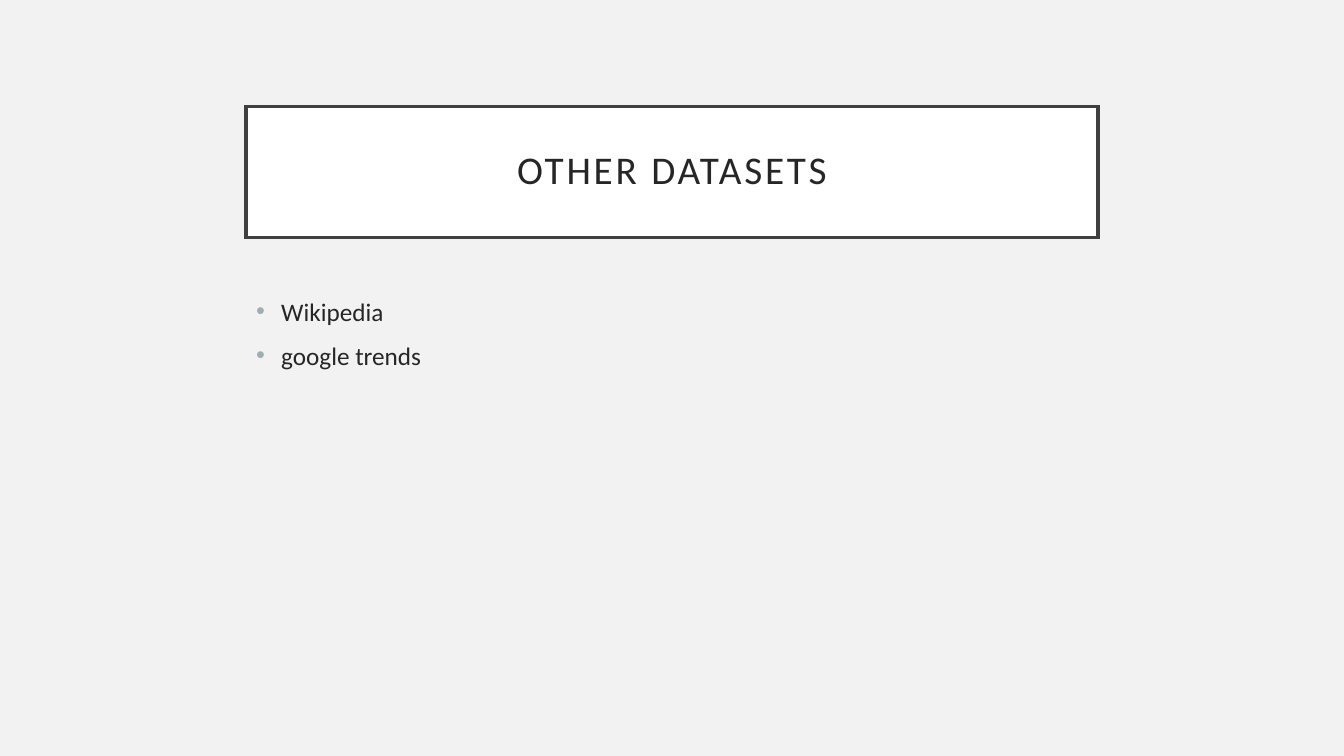
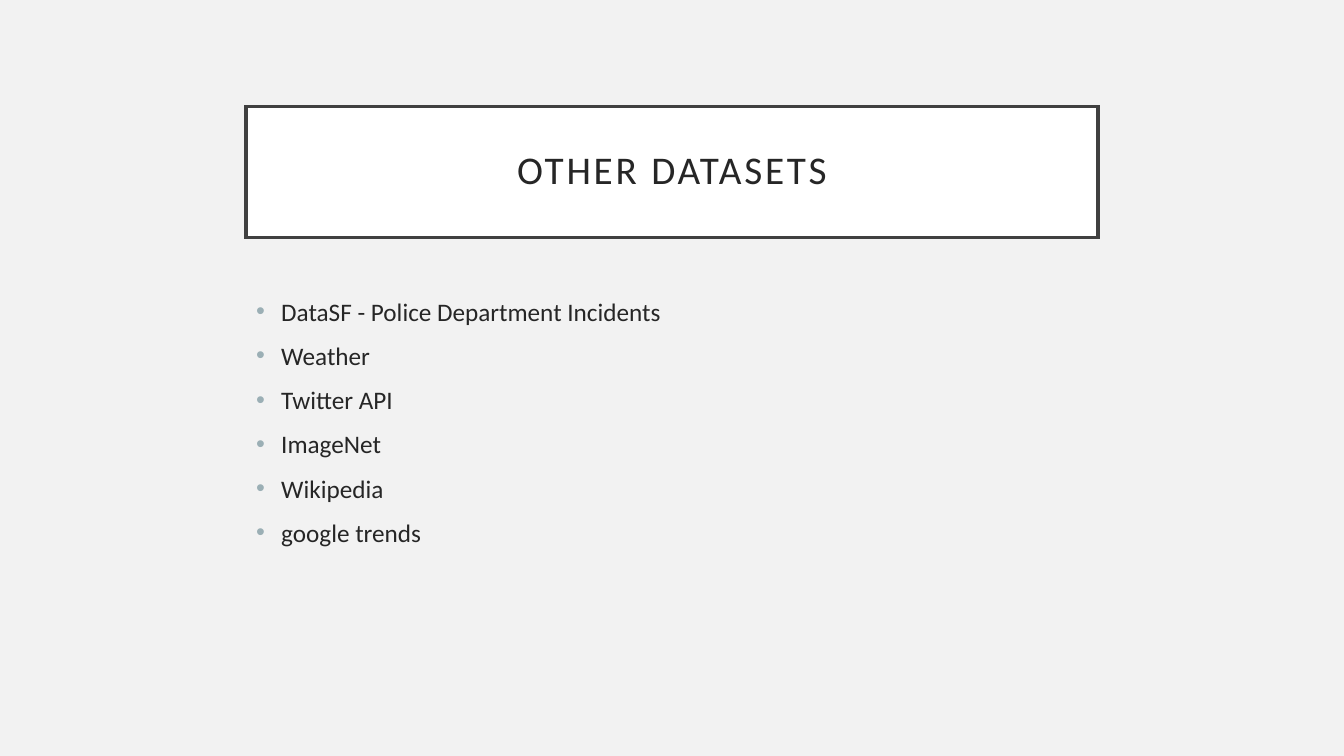
Before and after one commit to cspalding93/dat-sf-37, a slide deck: slide 5 of projects/final-projects/01-lightning-talk/FinalProjectIdeas.pptx. Drawn at 1344x756 pixels with LibreOffice and Linux fonts; fonts in the diff are those of the drawing. Boxes give left, top, right and bottom in pixels: in the first picture for what was removed or moved away, otherwise in the second. Text is boxed around its words. In the diff, an @@ line names an element or a change of style, - is before the commit and + after.

```diff
--- a/projects/final-projects/01-lightning-talk/FinalProjectIdeas.pptx
+++ b/projects/final-projects/01-lightning-talk/FinalProjectIdeas.pptx
@@ text at <box>281,303,660,458</box>: paragraphs added @@
+• DataSF - Police Department Incidents
+• Weather
+• Twitter API
+• ImageNet
```
Also in this commit, not shown: 1 other slide changed, 10 other files.
